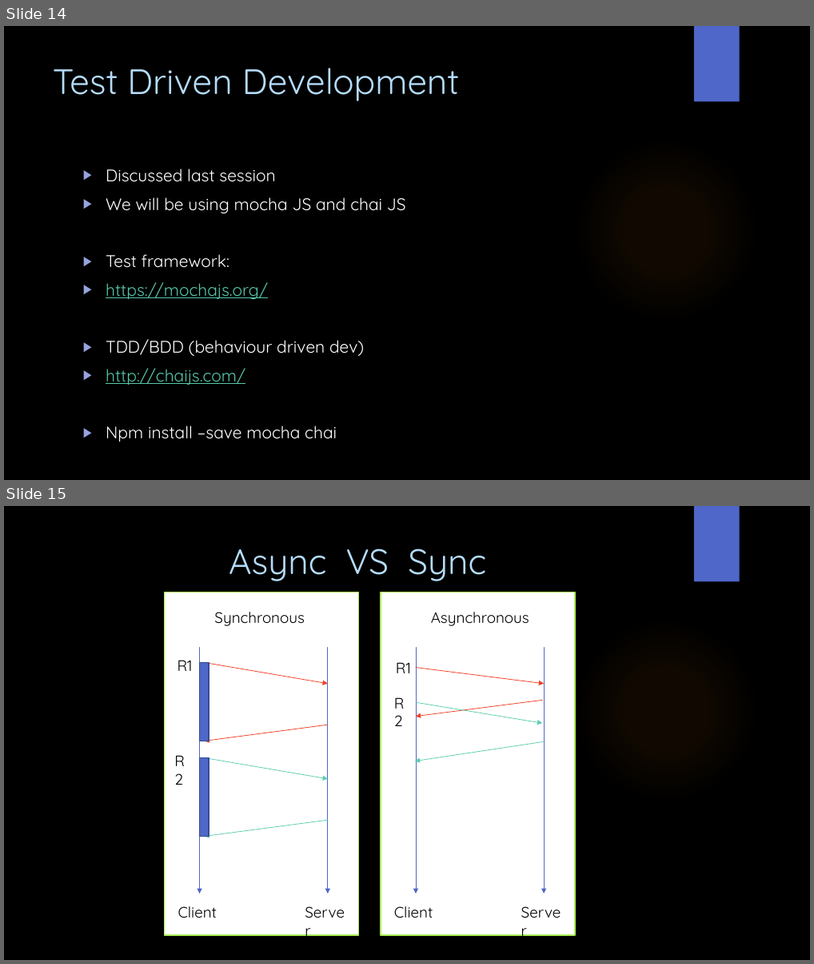
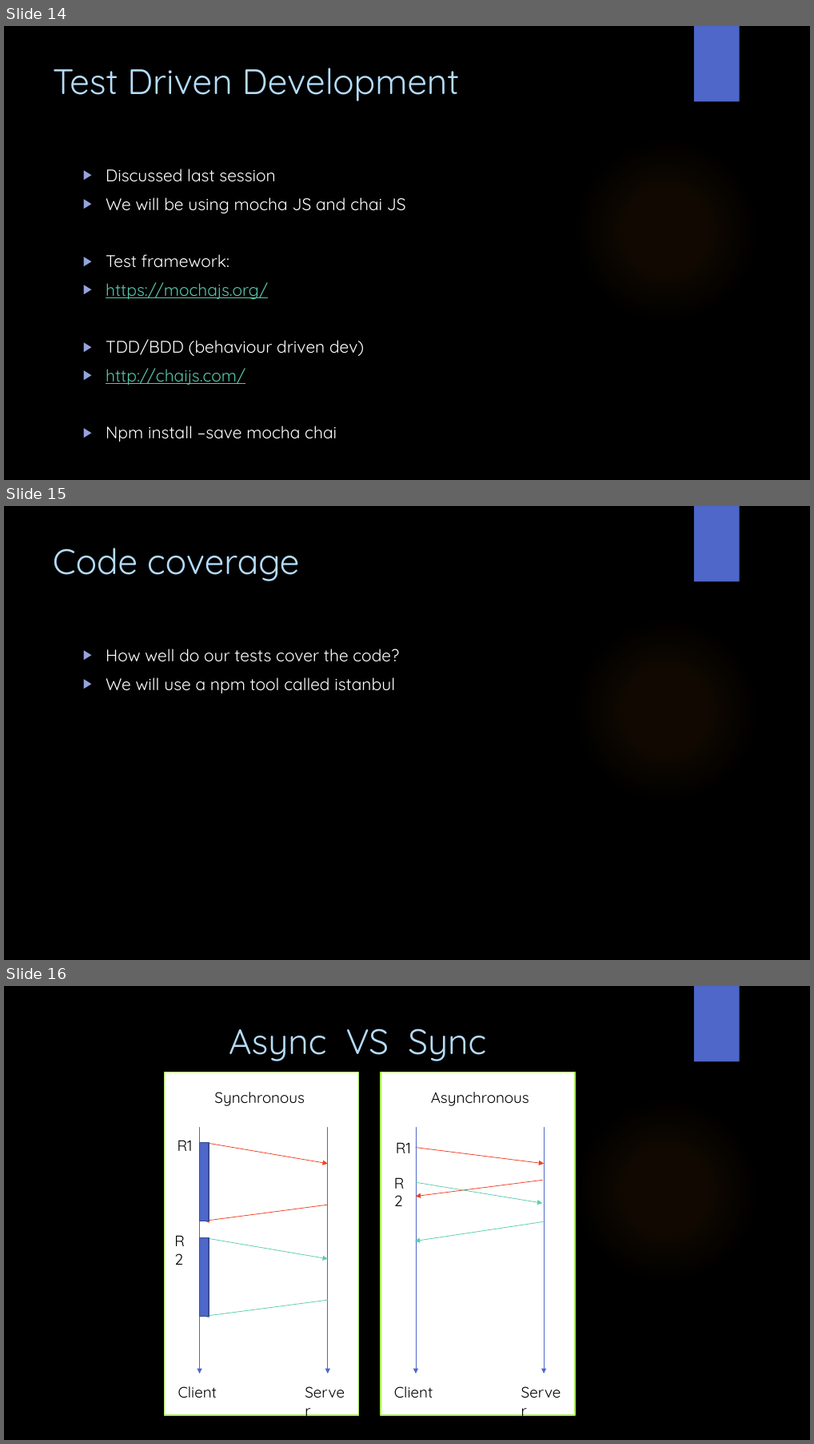
Before and after one commit to WitsSoftDev/SoftDev2016, a slide deck: Session 3/Softdev Session 3 2016.pptx. Shown one above the other, each under a label of ours: slides 14 and 15 before the commit, slides 14, 15 and 16 after it. The pictures are 814x964 and 814x1444 pixels, drawn with LibreOffice and Linux fonts; fonts in the diff are those of the drawing; background and template pictures are left out. Boxes give left, top, right and bottom in pixels: in the first picture for what was removed or moved away, otherwise in the second. Text is boxed around its words. In the diff, an @@ line names an element or a change of style, - is before the commit and + after.

```diff
--- a/Session 3/Softdev Session 3 2016.pptx
+++ b/Session 3/Softdev Session 3 2016.pptx
@@ slide 15 added at (x1=4, y1=506, x2=810, y2=960), background picture (left out); not listed: 2 template elements that a slide beside it also shows @@
@@ title added at (x1=53, y1=548, x2=299, y2=581), 42 pt, text #B4DCFA @@
+Code coverage
@@ text added at (x1=106, y1=648, x2=399, y2=693), 20 pt, text #FFFFFF @@
+▶ How well do our tests cover the code?
+▶ We will use a npm tool called istanbul
@@ what was slide 15 is now slide 16 @@
```
Also in this commit, not shown: 1 slide removed, 1 other file.
